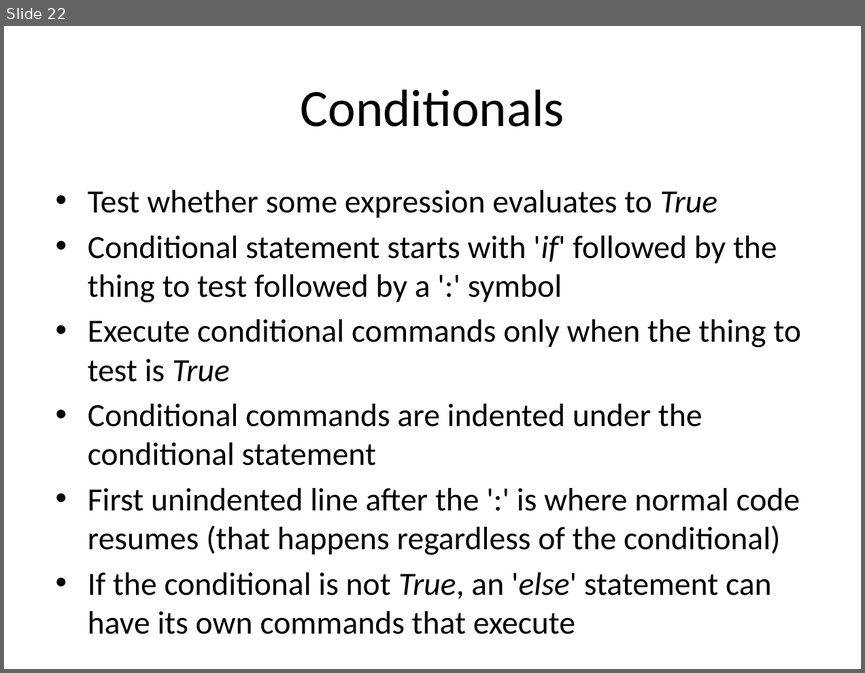
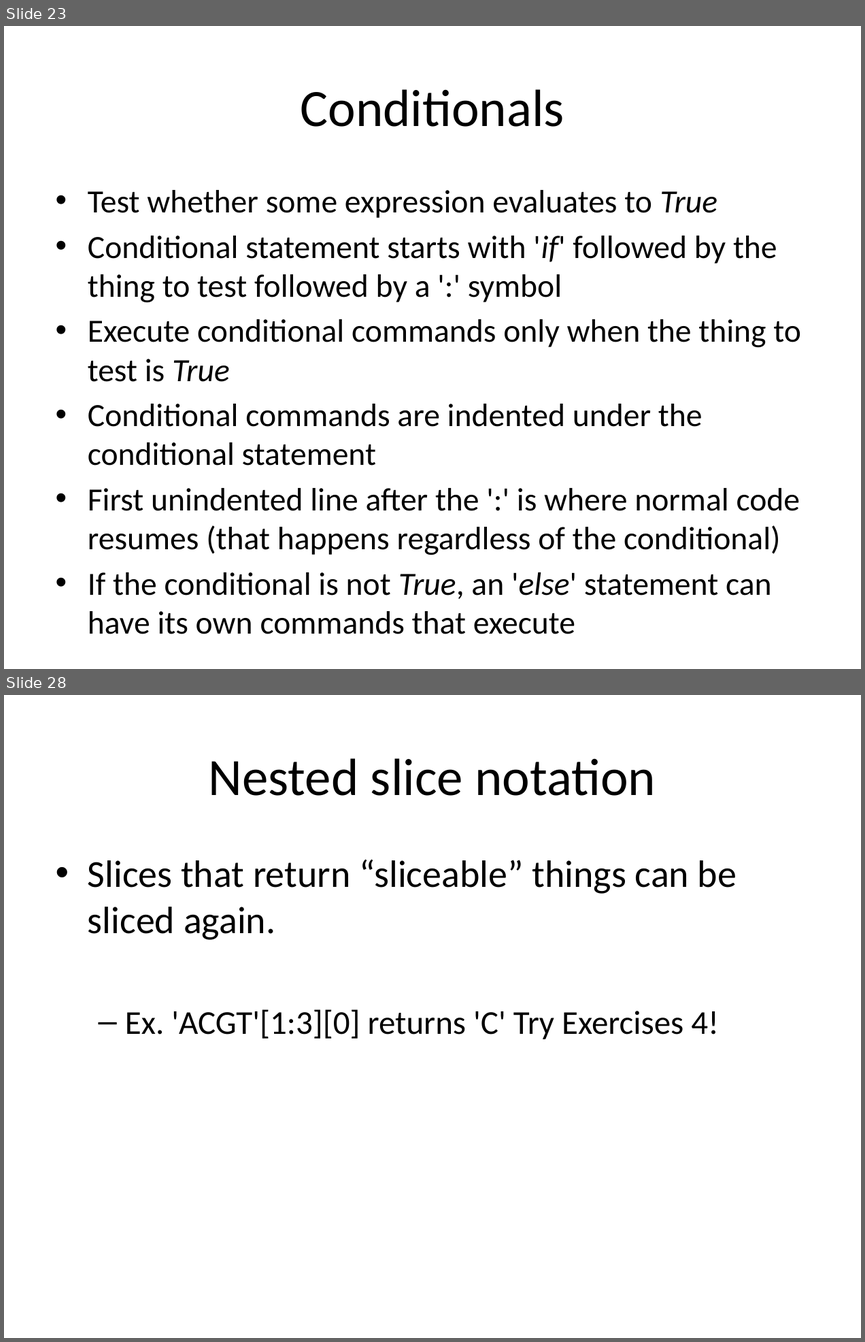
Before and after one commit to GSBS-Bootstrappers/bootstrappers-courses, a slide deck: python1/Python_I/Python I.pptx. Shown one above the other, each under a label of ours: slide 22 before the commit, slides 23 and 28 after it; the slides between them are not shown. The pictures are 865x673 and 865x1342 pixels, drawn with LibreOffice and Linux fonts; fonts in the diff are those of the drawing. Boxes give left, top, right and bottom in pixels: in the first picture for what was removed or moved away, otherwise in the second. Text is boxed around its words. In the diff, an @@ line names an element or a change of style, - is before the commit and + after.

```diff
--- a/python1/Python_I/Python I.pptx
+++ b/python1/Python_I/Python I.pptx
@@ slide 28 added at bbox=[4, 695, 861, 1338], background #FFFFFF @@
@@ title added at bbox=[209, 758, 655, 796], 44 pt, text #000000 @@
+Nested slice notation
@@ text added at bbox=[88, 859, 736, 1039], 32 pt, text #000000 @@
+• Slices that return “sliceable” things can be sliced again.
+  – Ex. 'ACGT'[1:3][0] returns 'C' Try Exercises 4!
@@ what was slide 22 is now slide 23 @@
```
Also in this commit, not shown: 2 slides changed, 16 other slides added, 2 other files.
